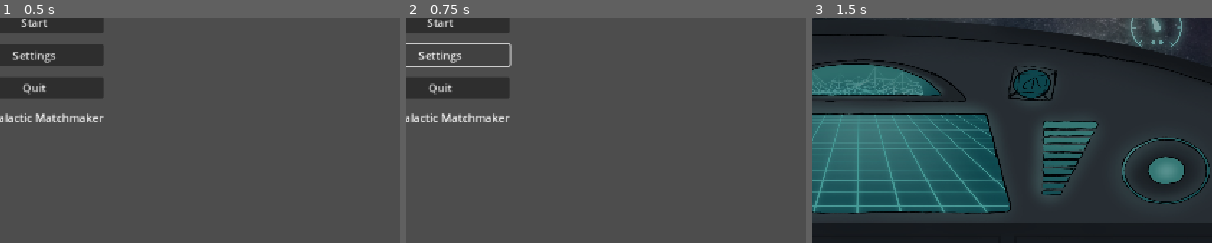
Above: before the commit, frames 1-3 (left to right).
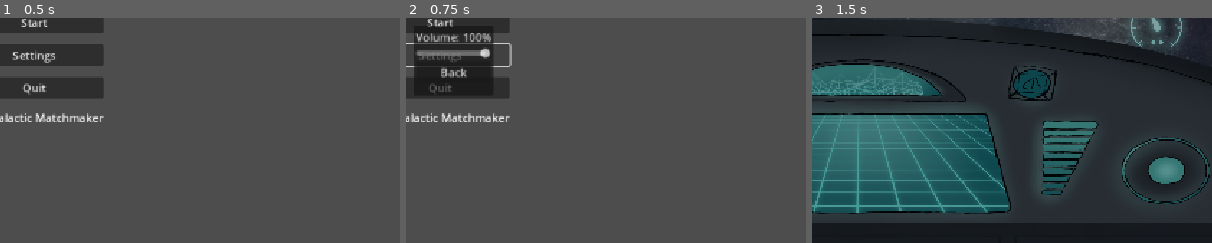
Above: after the commit, the same moments.

Repository: RobinPilt/UTGJ2025_c4
Game: Godot game, scene res://scenes/core/main.tscn
Same seed, same stepped clock (60 frames per second), same inputs: the game is played once before the commit and once after it.
Inputs:
- Up to frame 1 (0.5 s): no input
- Up to frame 2 (0.75 s): click "Settings" at 0.5 s
- Up to frame 3 (1.5 s): click "Start" at 1.25 s
The pictures show only the part of the screen within x 44-94%, y 40-90%; the shares and areas given below are measured in that part.

Frame 1 is identical in both runs. In frame 2, 3.7% of the frame differs, in the area x 2-22%, y 3-35%; in frame 3, nothing differs.

Commit message:
Settings fix

Diff:
--- a/koguja/scenes/ui/MainMenu.gd
+++ b/koguja/scenes/ui/MainMenu.gd
@@ -3,6 +3,7 @@
 
 @onready var start_btn: Button = $"CenterContainer/VBoxContainer/StartButton"
 @onready var quit_btn: Button = $"CenterContainer/VBoxContainer/QuitButton"
+@onready var settings_btn: Button = $"CenterContainer/VBoxContainer/SettingsButton"
 @onready var title_lbl: Label = $"CenterContainer/VBoxContainer/TitleLabel"
 @onready var sound = preload("res://assets/audio/ui_select.wav")
 
@@ -17,6 +18,7 @@
 	quit_btn.pressed.connect(_on_button_pressed)
 	start_btn.pressed.connect(_on_start_pressed)
 	quit_btn.pressed.connect(_on_quit_pressed)
+	settings_btn.pressed.connect(_on_button_pressed)
 
 	# Optional title text
 	title_lbl.text = "Intergalactic Matchmaker"
--- a/koguja/scenes/ui/MainMenu.tscn
+++ b/koguja/scenes/ui/MainMenu.tscn
@@ -1,7 +1,8 @@
-[gd_scene load_steps=3 format=3 uid="uid://fsdy1brkymoy"]
+[gd_scene load_steps=4 format=3 uid="uid://fsdy1brkymoy"]
 
 [ext_resource type="Script" uid="uid://cjflgda0ri4rr" path="res://scenes/ui/MainMenu.gd" id="1_vjtqc"]
 [ext_resource type="AudioStream" uid="uid://2gn4g8jxd6c5" path="res://assets/audio/ui_select.wav" id="2_6jbdy"]
+[ext_resource type="Script" uid="uid://s8bdcjihmwbm" path="res://scenes/ui/Settings.gd" id="2_iwbf0"]
 
 [node name="MainMenu" type="Control"]
 layout_mode = 3
@@ -27,9 +28,10 @@
 layout_mode = 2
 text = "Start"
 
-[node name="Settings" type="Button" parent="CenterContainer/VBoxContainer"]
+[node name="SettingsButton" type="Button" parent="CenterContainer/VBoxContainer"]
 layout_mode = 2
 text = "Settings"
+script = ExtResource("2_iwbf0")
 
 [node name="QuitButton" type="Button" parent="CenterContainer/VBoxContainer"]
 layout_mode = 2
